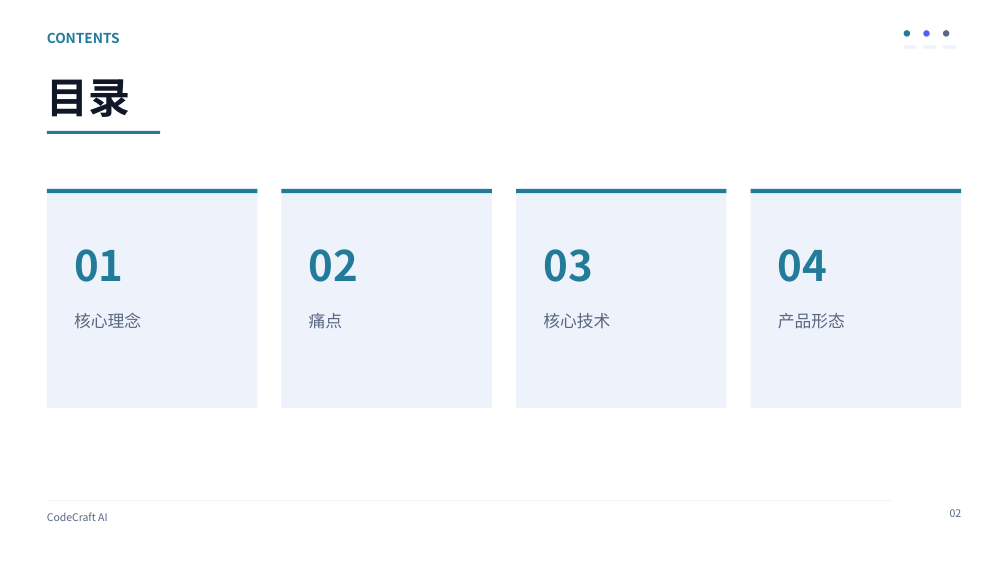
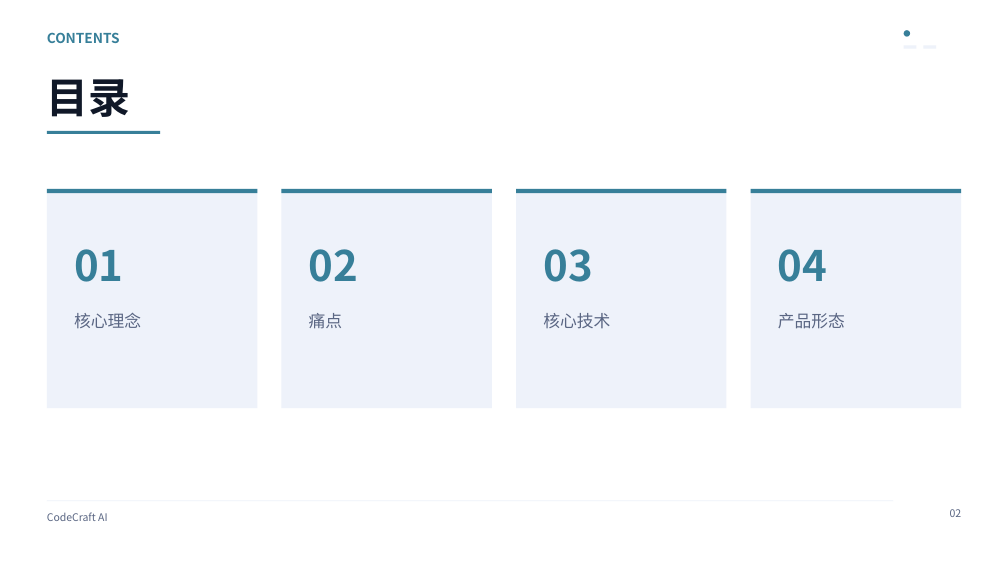
Before and after one commit to ThisZhouS/pptx, a slide deck: slide 2 of pptx-skill/examples/codecraft-style-compact.pptx. Drawn at 1008x567 pixels with LibreOffice and Linux fonts; fonts in the diff are those of the drawing. Boxes give left, top, right and bottom in pixels: in the first picture for what was removed or moved away, otherwise in the second. Text is boxed around its words. In the diff, an @@ line names an element or a change of style, - is before the commit and + after.

```diff
--- a/pptx-skill/examples/codecraft-style-compact.pptx
+++ b/pptx-skill/examples/codecraft-style-compact.pptx
@@ ellipse removed at [923,30,930,37] @@
@@ ellipse removed at [943,30,950,37] @@
@@ rectangle removed at [943,45,956,48] @@
@@ fill #227B99 to #377F99 in 6 elements at [47,189,257,194], [281,189,492,194], [516,189,727,194], [751,189,961,194], [904,30,910,37], [47,131,160,134] @@
@@ text colour #227B99 to #377F99 in 5 elements at [47,32,120,43], [74,249,124,282], [309,249,359,282], [543,249,593,282], [778,249,828,282] @@
```
Also in this commit, not shown: 8 other slides changed, 17 other files.
